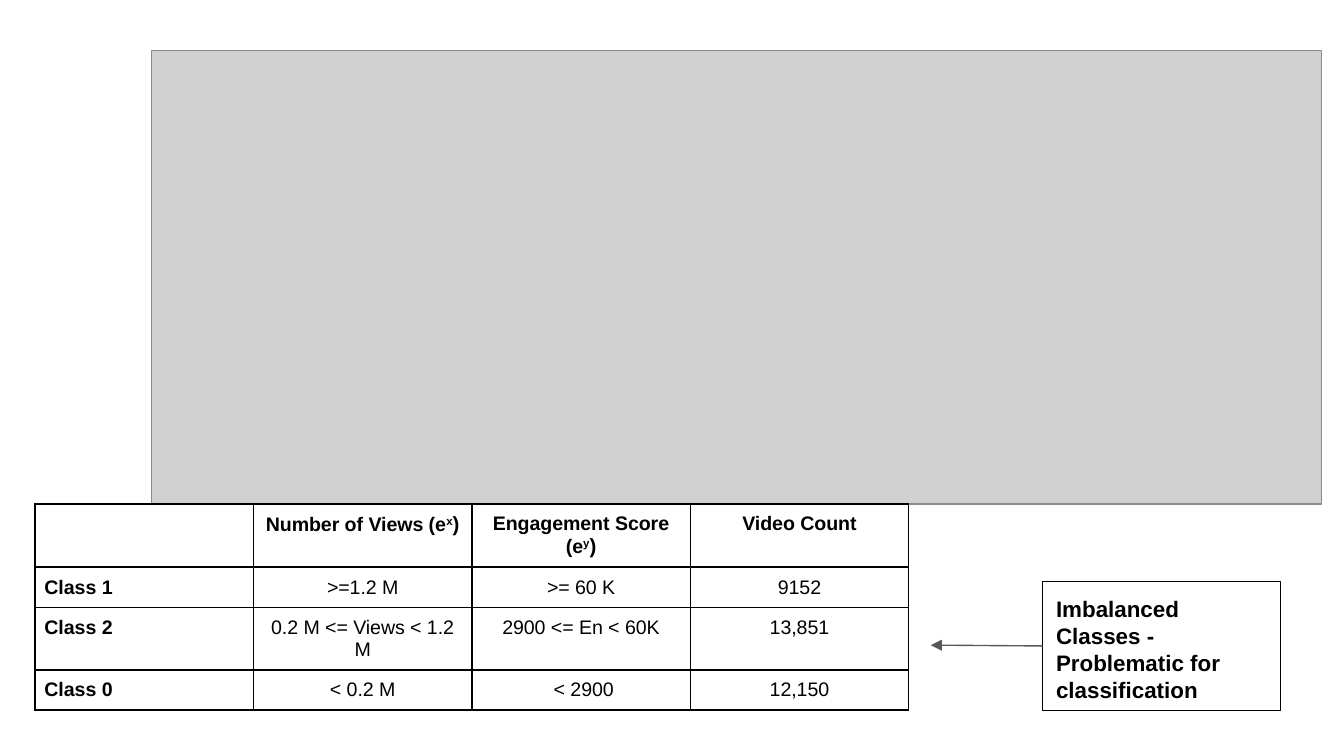
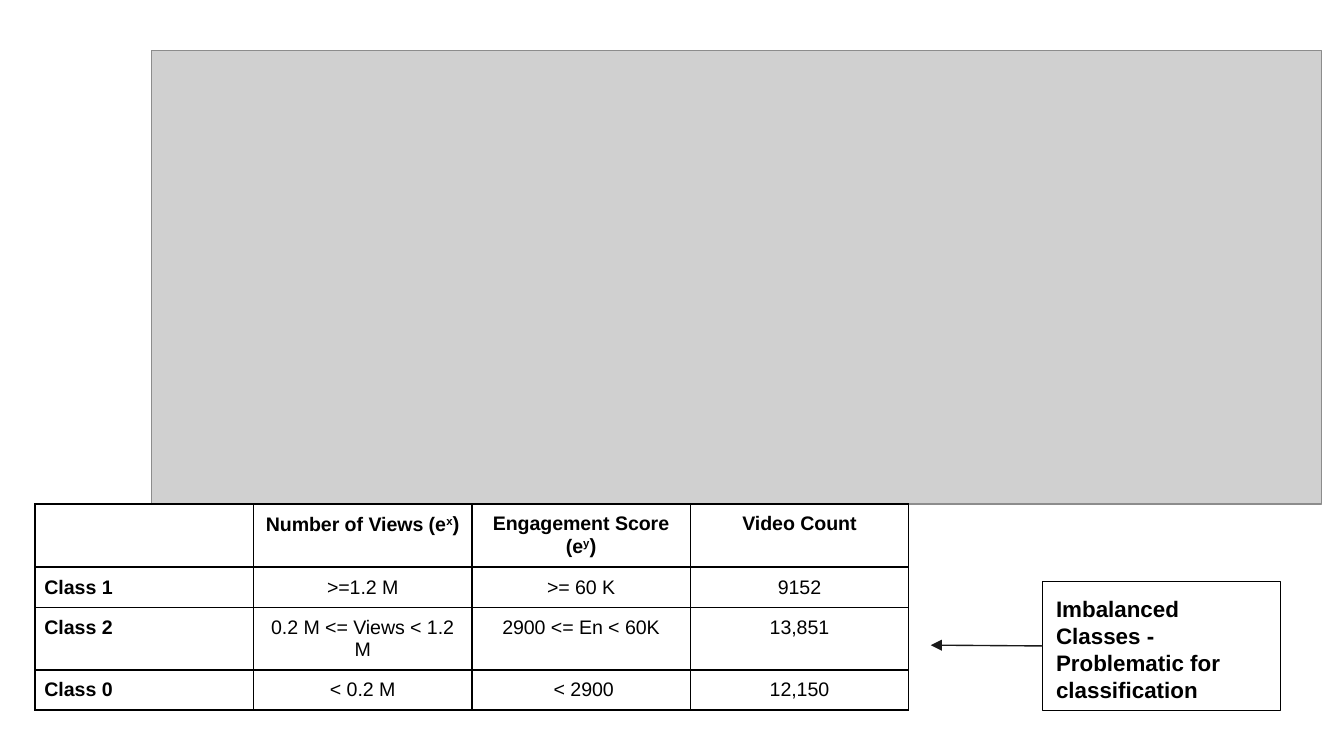
Before and after one commit to fariha23/YouTube_Data_Analysis_Video_Categories, a slide deck: slide 22 of Capstone1_Final_Report_Pres/Predicting Popularity of YouTube Videos - Presentation.pptx. Drawn at 1344x756 pixels with LibreOffice and Linux fonts; fonts in the diff are those of the drawing; grey boxes stand for pictures. Boxes give left, top, right and bottom in pixels: in the first picture for what was removed or moved away, otherwise in the second. Text is boxed around its words. In the diff, an @@ line names an element or a change of style, - is before the commit and + after.

Commit message:
Presentation theme changed

```diff
--- a/Capstone1_Final_Report_Pres/Predicting Popularity of YouTube Videos - Presentation.pptx
+++ b/Capstone1_Final_Report_Pres/Predicting Popularity of YouTube Videos - Presentation.pptx
@@ arrow (1043, 646) - (931, 645): stroke #595959 0.75 pt to #1A1A1A 0.75 pt @@
```
Also in this commit, not shown: 23 other slides changed, 1 other file.
